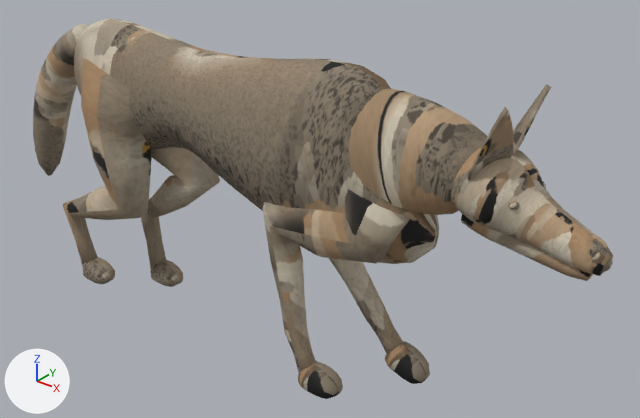
What one commit did to the glTF model assets_src/canids/wolf_stalk.glb.
The view is the same before and after, from a camera (50 mm lens) standing at (0.977, -0.997, 0.93) and looking at (0.128, 0.064, 0.273). The lights are fixed; the arrows at lower left show +X, +Y and +Z. The first picture is the older version. Where no turn or scale is listed for an object, it has been applied to the vertices. Vertices at exactly the same position are counted once.

Objects in the first picture: 'wolf_stalk_mesh'.
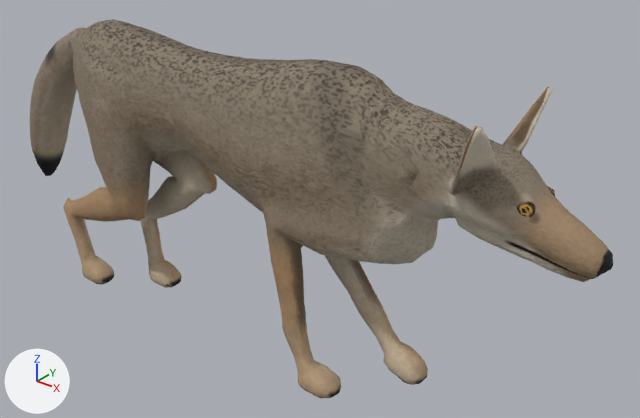
Changed parts and their boxes [x1, y1, x2, y2] in the pictures (640 x 418 px):
'wolf_stalk_mesh', reshaped: before [33, 19, 613, 399]; after [30, 19, 613, 398]
part 1 of me_wolf_stalk_mesh, rebuilt (60% wider, 54% taller): before [74, 19, 439, 264]; after [30, 19, 613, 398]
part 2 of me_wolf_stalk_mesh, deleted (brown): before [33, 24, 613, 399]

What the commit changed:
me_wolf_stalk_mesh is used by ob_wolf_stalk_mesh; location (0.0, 0.0, 0.0).
me_wolf_stalk_mesh had 3144 vertices, 6216 faces and spanned x -0.576..0.652, y -0.082..0.082, z 0.0..0.572.
me_wolf_stalk_mesh now has 2802 vertices, 5600 faces and spans x -0.58..0.654, y -0.102..0.101, z 0.0..0.556.
me_wolf_stalk_mesh part 1: the loose piece of 834 vertices spanning x -0.406..0.395, y -0.075..0.075, z 0.241..0.559 is rebuilt with 2802 vertices and now spans x -0.58..0.654, y -0.102..0.101, z 0.0..0.556.
me_wolf_stalk_mesh part 2: 17 loose pieces with 2310 vertices, spanning x -0.576..0.652, y -0.082..0.082, z 0.0..0.572, are deleted.
